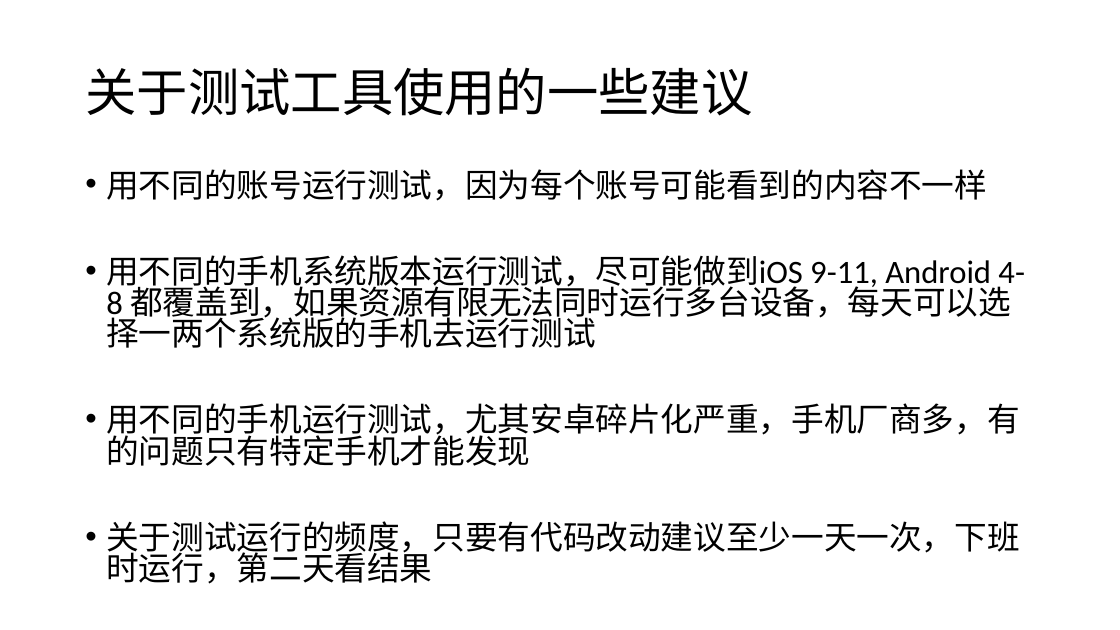
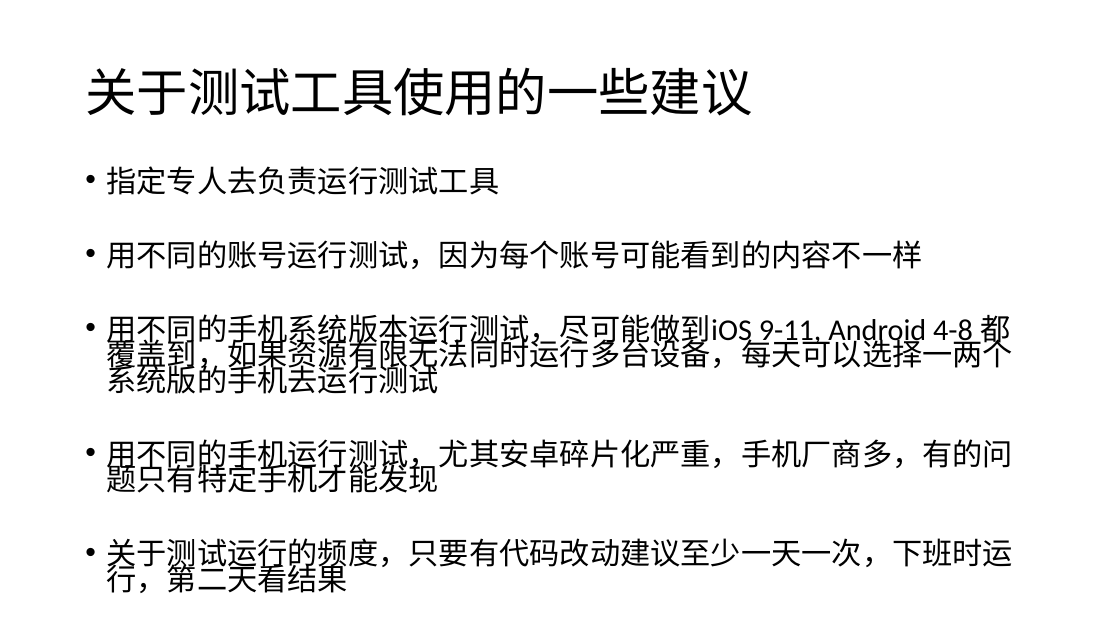
Before and after one commit to lgxqf/UICrawler, a slide deck: slide 16 of doc/UICrawler.pptx. Drawn at 1120x630 pixels with LibreOffice and Linux fonts; fonts in the diff are those of the drawing. Boxes give left, top, right and bottom in pixels: in the first picture for what was removed or moved away, otherwise in the second. Text is boxed around its words. In the diff, an @@ line names an element or a change of style, - is before the commit and + after.

```diff
--- a/doc/UICrawler.pptx
+++ b/doc/UICrawler.pptx
@@ text at [106,166,499,195]: paragraph added @@
+• 指定专人去负责运行测试工具
@@ text at [106,240,1013,593]: size 28 to 25.9 pt; line spacing 0.8 to 0.7 @@
```
Also in this commit, not shown: 1 other file.
